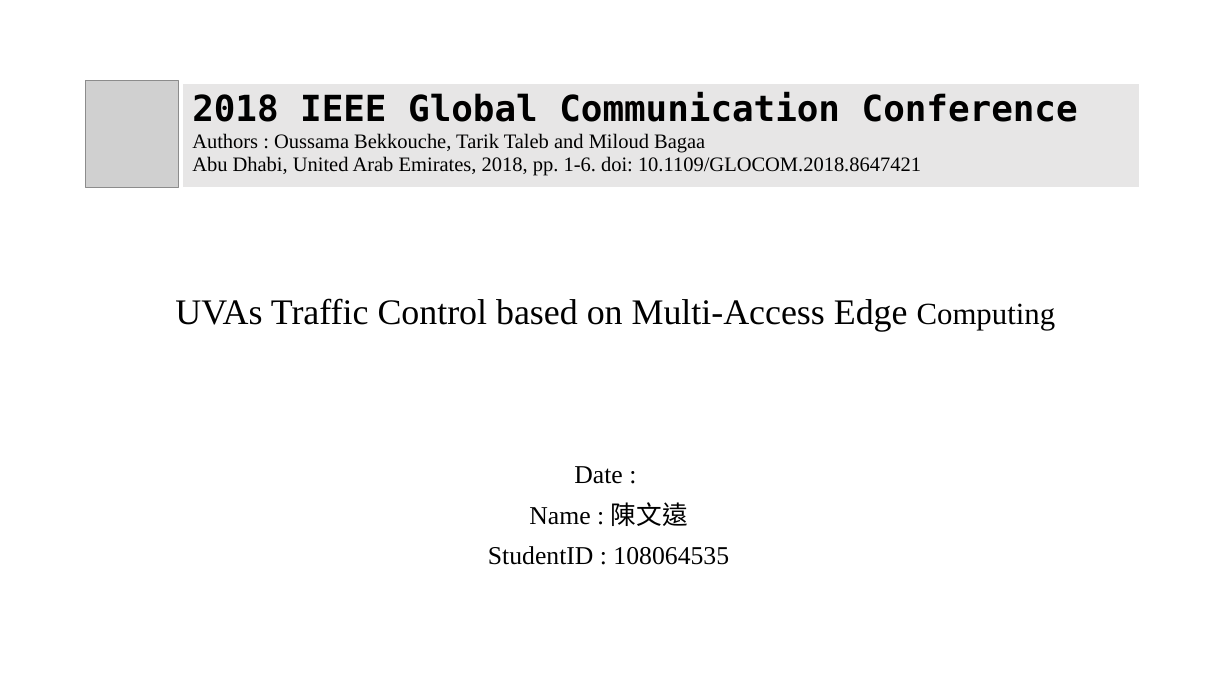
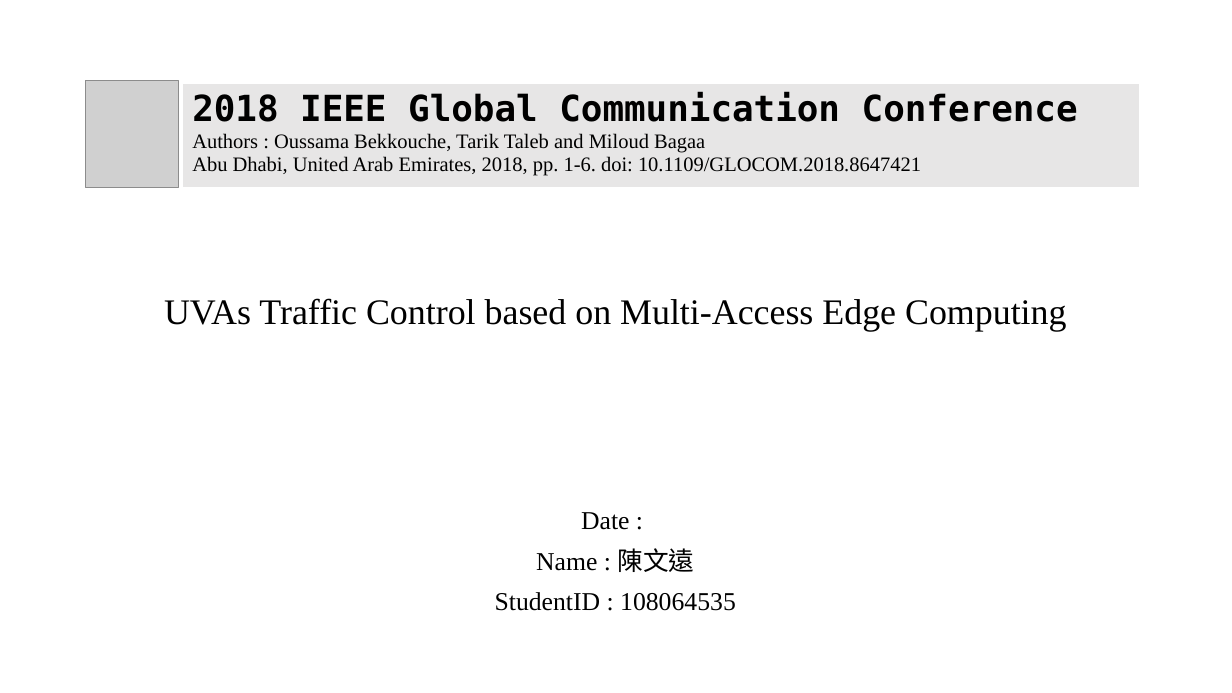
Before and after one commit to chris-nthu/communication, a slide deck: slide 1 of wireless_network/PaperReading/Report.pptx. Drawn at 1232x693 pixels with LibreOffice and Linux fonts; fonts in the diff are those of the drawing; grey boxes stand for pictures. Boxes give left, top, right and bottom in pixels: in the first picture for what was removed or moved away, otherwise in the second. Text is boxed around its words. In the diff, an @@ line names an element or a change of style, - is before the commit and + after.

```diff
--- a/wireless_network/PaperReading/Report.pptx
+++ b/wireless_network/PaperReading/Report.pptx
@@ title "UVAs Traffic Control based on ..." at <box>164,298,1066,331</box>: size 24 to 28 pt in "Computing" @@
@@ subtitle "Date :": place and size @@
-subtitle "Date :" at <box>488,466,729,565</box>
+subtitle "Date :" at <box>495,512,736,611</box>
```
Also in this commit, not shown: 1 other slide changed, 9 slides added.
